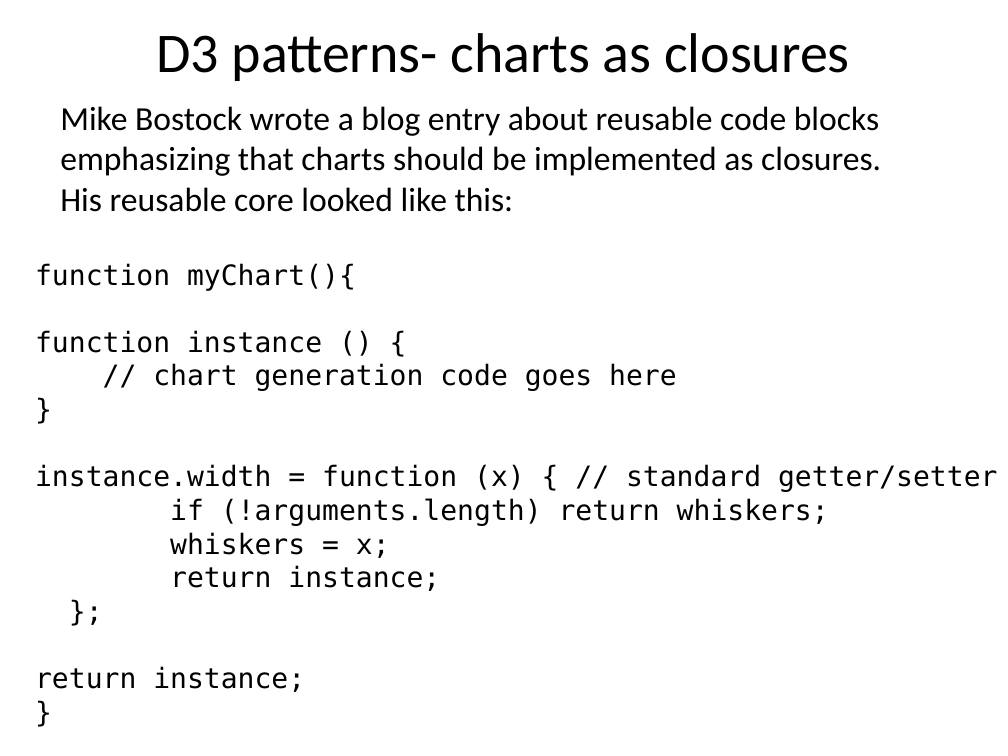
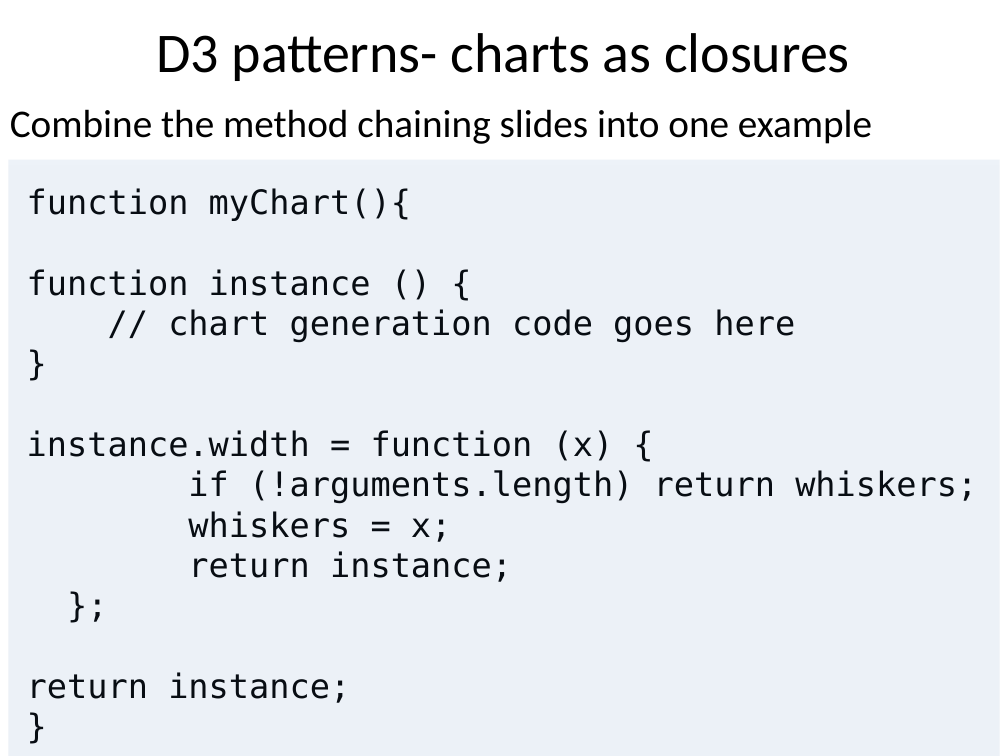
Before and after one commit to benralexander/lv, a slide deck: slide 47 of myD3_latest_c.ppt (slide 44 before the commit). Drawn at 1008x756 pixels with LibreOffice and Linux fonts; fonts in the diff are those of the drawing. Boxes give left, top, right and bottom in pixels: in the first picture for what was removed or moved away, otherwise in the second. Text is boxed around its words. In the diff, an @@ line names an element or a change of style, - is before the commit and + after.

```diff
--- a/myD3_latest_c.ppt
+++ b/myD3_latest_c.ppt
@@ text added at [10, 109, 872, 144], 28 pt, text #000000 @@
+Combine the method chaining slides into one example
@@ text removed at [60, 106, 881, 212] @@
-Mike Bostock wrote a blog entry about reusable code blocks emphasizing that charts should be implemented as closures. His reusable core looked like this:
@@ rectangle added at [8, 159, 999, 756], fill #4F81BD at 10% opacity @@
@@ text "function myChart(){": place and size @@
-text "function myChart(){" at [35, 263, 997, 692]
+text "function myChart(){" at [27, 188, 977, 703]
@@ text at [27, 188, 977, 703]: size 20 to 24 pt in "function myChart(){", "function instance () {", "// chart generation code goes here", "}" and 6 more places @@
@@ text at [27, 430, 614, 461]: text changed; size 20 to 24 pt @@
-instance.width = function (x) { // standard getter/setter
+instance.width = function (x) {
```
Also in this commit, not shown: 32 other slides changed, 9 slides added, 3 slides removed, 7 other files.
